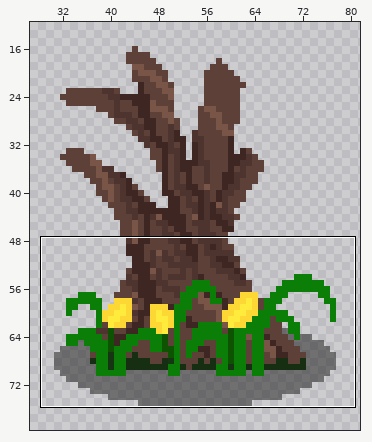
Two versions of one pixel-art file, Assets/Arts/Plant/Plant/Spring/BigTree02/BigTreeLog_02.aseprite. Above, an overview of the earlier version with the close-up marked.
Close-up. As it was:
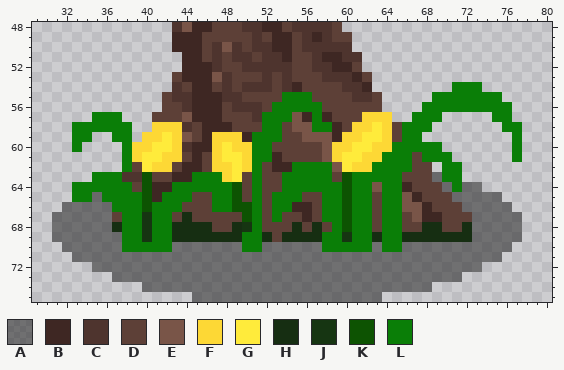
100x100 pixels, 1 frame. Colours within 5 levels of each other are drawn and written as one. Shown: x 29..80, y 48..75. The wide view leaves out empty margins.
Visible layers, top first: "Layer 3" opacity 54%, "Layer 2", "Layer 1".
Palette (. is transparent): A #2121218a  B #3e2723  C #4e342e  D #5d4037  E #795548  F #fdd835  G #ffeb3b  H #162e12  J #163512  K #0d5302  L #0a7e07
Pixels before, first column x 31:
48 ............CEBBDDDCCBBDCCCCD..................
49 ............BBBDDDDDCDBBDCBCDD.................
50 ............BBBDCECDCCBBDCCCCC.................
51 .............BBDCDCCDCCBDDCBBCC................
52 .............BBBCDDCCCCCDDCCBBD................
53 ............DBBBECDDDCDCDDDCCCBD...............
54 ............CDBBDCDCCCDCBDDDDCCB........LLL....
55 ...........DCCBBBCCDDDDLLLDDDDCCD.....LLLLLLL..
56 ...........DDCBBBDCCCDLLLLLDDDDDD....LLLLLLLLL.
57 ....LLL...DDDEBBBDDDCLLLEBLBDDDFFF..LLL.....LL.
58 ..LLLLLL..FFFCDBBBDDDLLDEELLBDFFGFDLLL.......LL
59 ..LL..LL.FFGFEDBFFFBLLLDDEEEBFFGGFDLL.........L
60 ..L....LFFGGFCBBFGFFLLDDDDDEFFGGFFLLLLL.......L
61 .......LFGGFFDBDFGGFLLBDDDDEFGGFFLLLDLLL......L
62 .......LDGFFDBBDFFGFLDBBLLLLEGFFLLLLDD.LL......
63 ....LLLCCKDDBBLLLFGDLDDLLLLLDKLLLLLDDDALL......
64 ..LLLLLLDKBBLLLLLLKDLDDLLLLLLKLLELLBDDDALAA....
65 ..LLALLLLKBLLLDDLLKDLDLLLDDLLKLLDLLEBDDDAAAAA..
66 .AAAAALLLKLLLDDDLLKKLDLLBBDLLKLLDLLEEBDDDAAAAA.
67 AAAAAADLLJLLDHDDDDDKLDLDDBDLLKLLDLLDEBBDDDAAAAA
68 AAAAAAHLLJLLHHHHDDHJLDDDHDHDLKLLDLLDDHHDDHAAAAA
69 AAAAAAALLJLLHHHHHHHLLHDHHHHLLJLLHLLHHHHHHHAAAAA
70 .AAAAAALLLLLAAAAAAALLAAAAAALLLLLALLAAAAAAAAAAA.
71 ..AAAAAAAAAAAAAAAAAAAAAAAAAAAAAAAAAAAAAAAAAAA..
72 ....AAAAAAAAAAAAAAAAAAAAAAAAAAAAAAAAAAAAAAA....
73 ......AAAAAAAAAAAAAAAAAAAAAAAAAAAAAAAAAAA......
74 .........AAAAAAAAAAAAAAAAAAAAAAAAAAAAA.........
75 ..............AAAAAAAAAAAAAAAAAAA..............
After the commit:
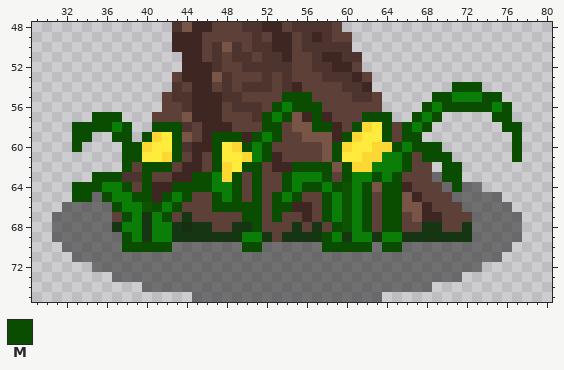
Colours new in this view: M #0a4d00
Difference:
Changed rows in their new state; - is an unchanged pixel.
Layer "Flower":
first column x 33:
54 --------------------------------------MMM----
55 ---------------------MMM------------MM---MM--
56 --------------------M-MMM----------M-MMMMM-M-
57 --MMM--------------M-M--M----MMM--M-M-----MM-
58 MMMM-M--MMM--------MM---MM--M--M-M-M-------MM
59 MM--MM-M--M---MMM-M-M------M---M-MM---------M
60 M----MM---M---M--M-M------M-----M-MMM-------M
61 -----MM---M---M----M------M------M-MMM------M
62 -----M-MMM----M--MM---MMMM-M-----M---MM------
63 --MMM--M----MM--M-M--M---M-M--M-M----MM------
64 MMM--M-M--MMMM--M-M--M-MM-M--M-MM-----M------
65 MM-M--MM-M-M--M-M-M-M-M--M---M-MM------------
66 ----M---M-M---MMMMM-MM---M---M-MM------------
67 -----M---M-J-----MM-M----M---M-MM------------
68 ----J-----J-JJ--J-M---J-J-M--M-MM--JJ--J-----
69 -----M----JJJJJJJ--J-JJJJM----J--JJJJJJJ-----
70 -----MMMMM-------MM------MMMMM-MM------------
Where, in picture pixels (left, top, right, bottom), the same in both close-ups:
changed: (72, 82, 522, 252)
